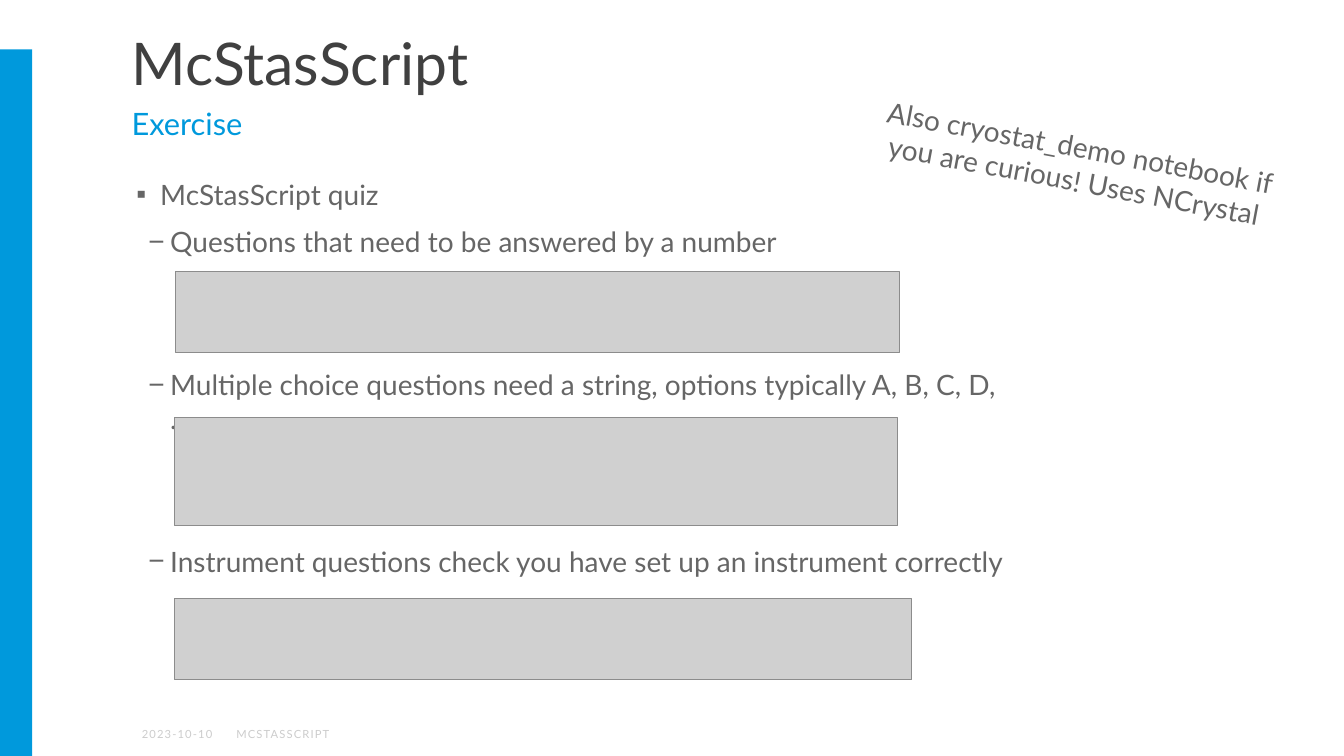
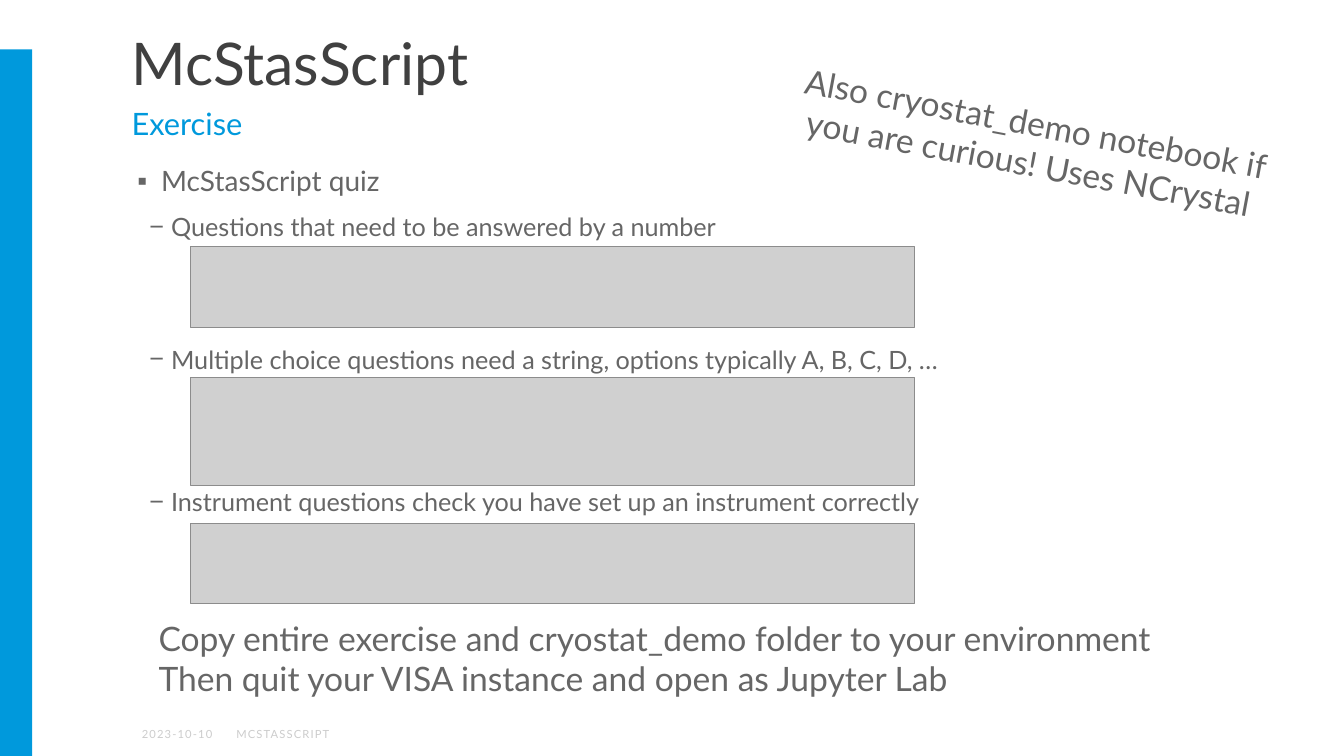
Before and after one commit to mccode-dev/Schools, a slide deck: slide 19 of 2025/ISIS_November_2025/2_Wednesday_November_5th/2_McStasScript/pptx/McStasScript_talk.pptx. Drawn at 1344x756 pixels with LibreOffice and Linux fonts; fonts in the diff are those of the drawing; grey boxes stand for pictures; background and template pictures are left out. Boxes give left, top, right and bottom in pixels: in the first picture for what was removed or moved away, otherwise in the second. Text is boxed around its words. In the diff, an @@ line names an element or a change of style, - is before the commit and + after.

```diff
--- a/2025/ISIS_November_2025/2_Wednesday_November_5th/2_McStasScript/pptx/McStasScript_talk.pptx
+++ b/2025/ISIS_November_2025/2_Wednesday_November_5th/2_McStasScript/pptx/McStasScript_talk.pptx
@@ text "Also cryostat_demo notebook if you ...": place and size @@
-text "Also cryostat_demo notebook if you ..." at <box>516,104,1271,577</box>
+text "Also cryostat_demo notebook if you ..." at <box>803,71,1264,178</box>
@@ text "Also cryostat_demo notebook if you ..." at <box>803,71,1264,178</box>: size 20 to 24 pt @@
@@ text "McStasScript quiz": place and size @@
-text "McStasScript quiz" at <box>160,184,1003,577</box>
+text "McStasScript quiz" at <box>161,170,919,516</box>
@@ text at <box>171,217,919,516</box>: size 20 to 18 pt @@
@@ picture: place and size @@
-picture at <box>176,272,900,354</box>
+picture at <box>191,246,914,328</box>
@@ picture: place and size @@
-picture at <box>174,418,898,526</box>
+picture at <box>191,377,914,485</box>
@@ picture: place and size @@
-picture at <box>174,599,912,681</box>
+picture at <box>191,524,914,604</box>
@@ text added at <box>159,626,1151,697</box>, 24 pt, text #666666 @@
+Copy entire exercise and cryostat_demo folder to your environment
+Then quit your VISA instance and open as Jupyter Lab
```
Also in this commit, not shown: 1 other slide changed, 1 other file.
